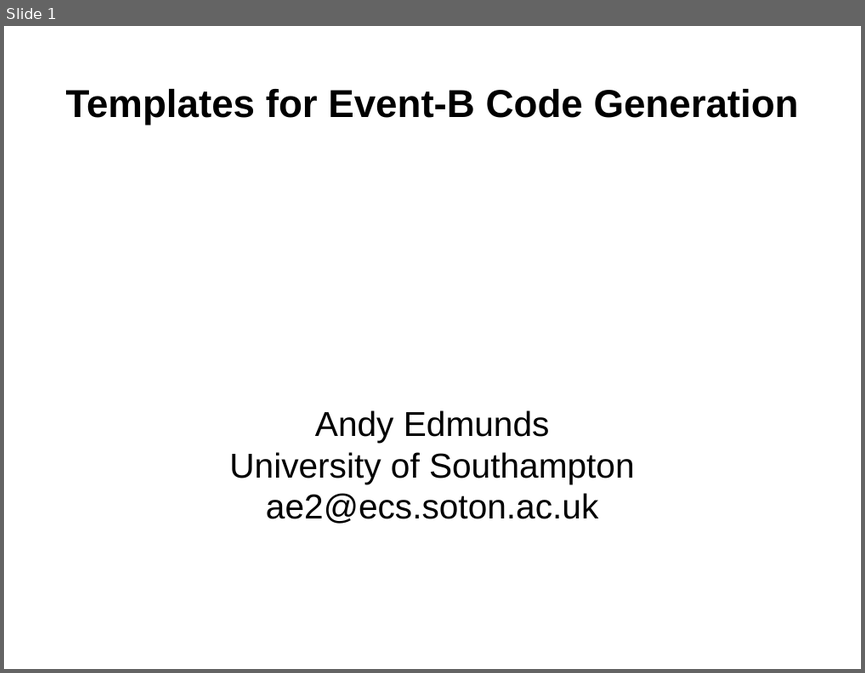
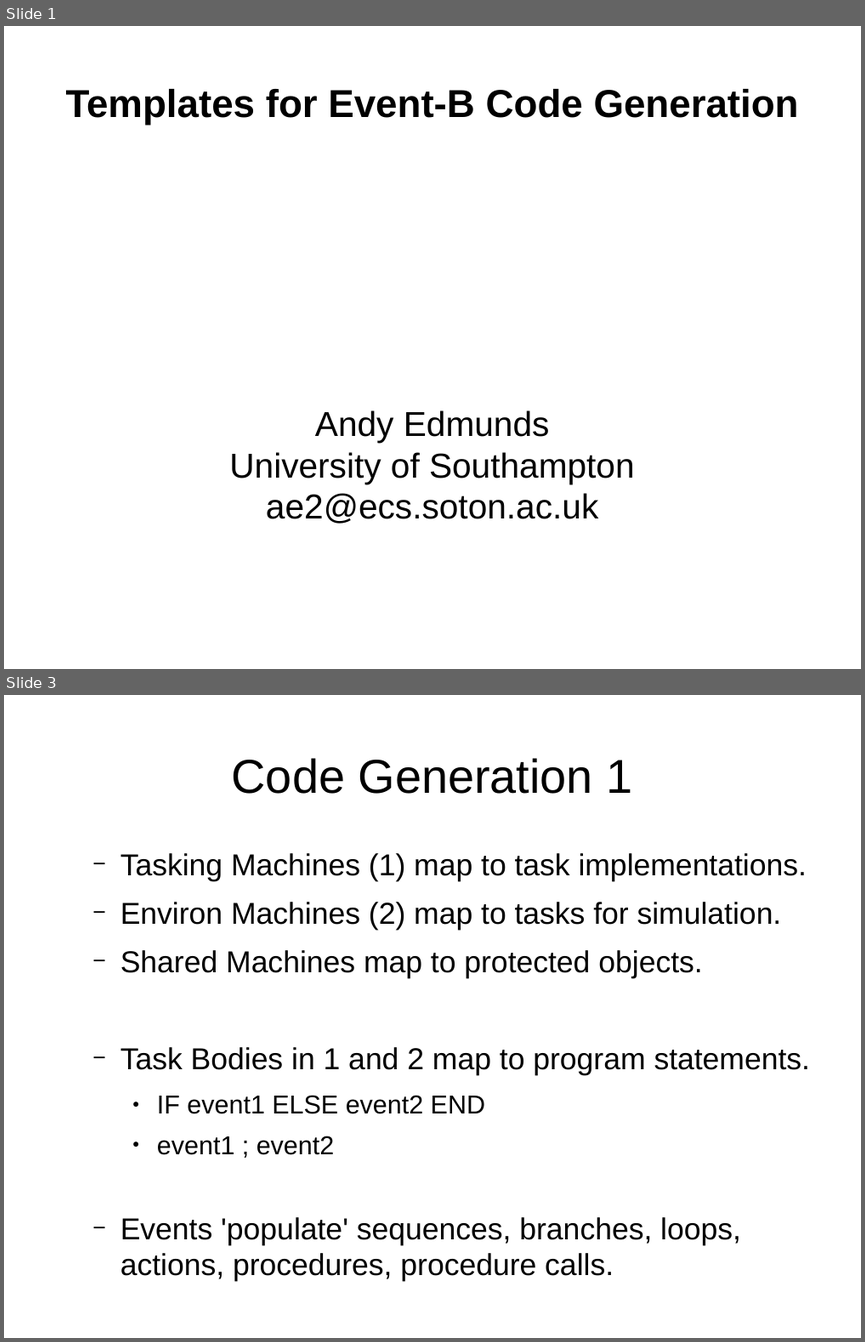
Before and after one commit to weetmuts/rodin-b-sharp-iUML_B_Utils, a slide deck: work/store/Writing/InterfaceTemplatesPaper(acceptedABZ2014)/presentation/templates.odp. Shown one above the other, each under a label of ours: slide 1 before the commit, slides 1 and 3 after it; the slides between them are not shown. The pictures are 865x673 and 865x1342 pixels, drawn with LibreOffice and Linux fonts; fonts in the diff are those of the drawing. Boxes give left, top, right and bottom in pixels: in the first picture for what was removed or moved away, otherwise in the second. Text is boxed around its words. In the diff, an @@ line names an element or a change of style, - is before the commit and + after.

```diff
--- a/work/store/Writing/InterfaceTemplatesPaper(acceptedABZ2014)/presentation/templates.odp
+++ b/work/store/Writing/InterfaceTemplatesPaper(acceptedABZ2014)/presentation/templates.odp
@@ slide 3 added at [4, 695, 861, 1338], background #FFFFFF @@
@@ title added at [232, 758, 632, 794], 44 pt, text #000000 @@
+Code Generation 1
@@ text added at [120, 853, 811, 1281], 28 pt, text #000000 @@
+  − Tasking Machines (1) map to task implementations.
+  − Environ Machines (2) map to tasks for simulation.
+  − Shared Machines map to protected objects.
+  − Task Bodies in 1 and 2 map to program statements.
+    ● IF event1 ELSE event2 END
+    ● event1 ; event2
+  − Events 'populate' sequences, branches, loops, actions, procedures, procedure calls.
```
Also in this commit, not shown: 2 slides changed, 10 other slides added, 1 slide removed, 11 other files.
